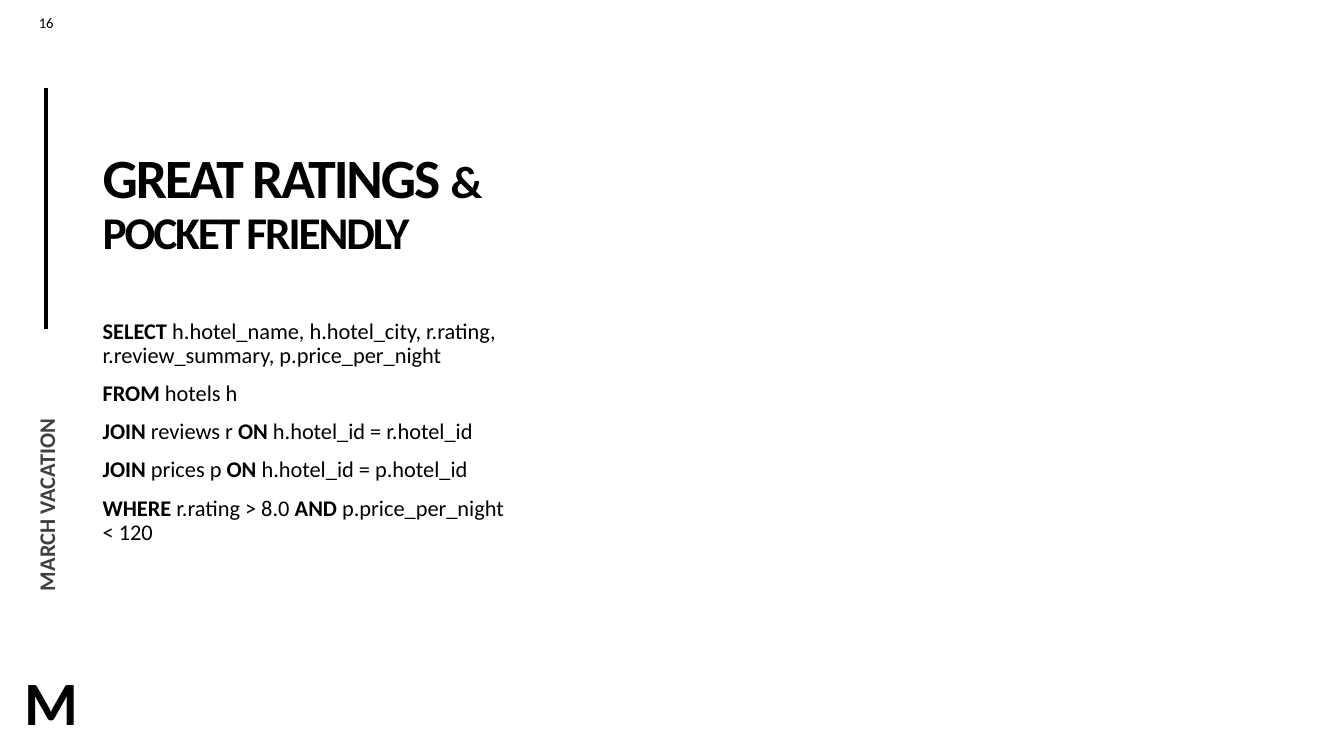
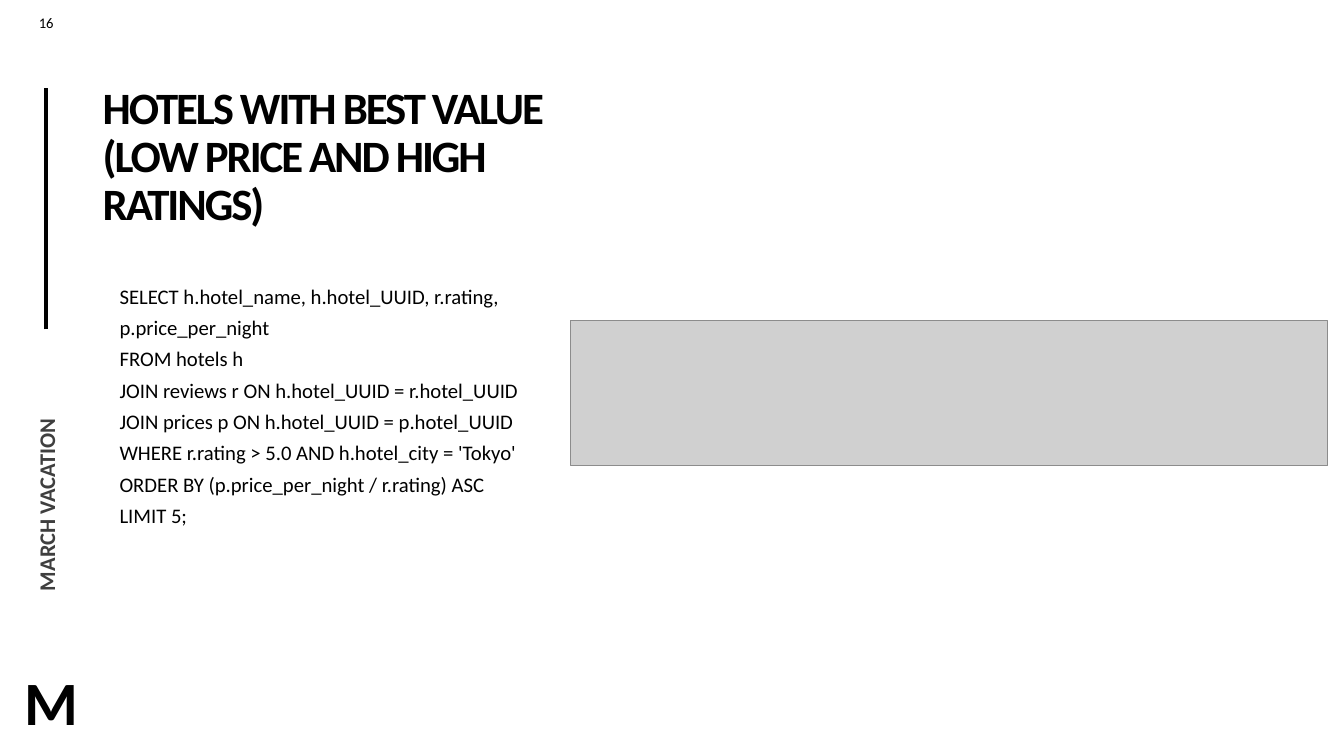
Before and after one commit to Poojashrees3/hadoop-clusters-travel, a slide deck: slide 16 of March vacation.pptx. Drawn at 1344x756 pixels with LibreOffice and Linux fonts; fonts in the diff are those of the drawing; grey boxes stand for pictures. Boxes give left, top, right and bottom in pixels: in the first picture for what was removed or moved away, otherwise in the second. Text is boxed around its words. In the diff, an @@ line names an element or a change of style, - is before the commit and + after.

```diff
--- a/March vacation.pptx
+++ b/March vacation.pptx
@@ title at [103,94,544,227]: text changed; size 32.4 to 32 pt @@
-GREAT RATINGS & POCKET FRIENDLY
+HOTELS WITH BEST VALUE (LOW PRICE AND HIGH RATINGS)
@@ text "SELECT h.hotel_name, h.hotel_UUID, r.rating,": place and size @@
-text "SELECT h.hotel_name, h.hotel_UUID, r.rating," at [103,323,504,540]
+text "SELECT h.hotel_name, h.hotel_UUID, r.rating," at [120,289,518,526]
@@ text at [120,289,498,339]: text changed; size 16 to 14.8 pt @@
-SELECT h.hotel_name, h.hotel_city, r.rating, r.review_summary, p.price_per_night
+SELECT h.hotel_name, h.hotel_UUID, r.rating,
+p.price_per_night
@@ picture added at [571,321,1328,466] @@
@@ text at [120,351,243,366]: size 16 to 14.8 pt in "FROM hotels h"; bold off in "FROM"; line spacing 0.9 to 0.7 @@
@@ text at [120,383,518,526]: text changed; size 16 to 14.8 pt @@
-JOIN reviews r ON h.hotel_id = r.hotel_id
-JOIN prices p ON h.hotel_id = p.hotel_id
-WHERE r.rating > 8.0 AND p.price_per_night < 120
+JOIN reviews r ON h.hotel_UUID = r.hotel_UUID
+JOIN prices p ON h.hotel_UUID = p.hotel_UUID
+WHERE r.rating > 5.0 AND h.hotel_city = 'Tokyo'
+ORDER BY (p.price_per_night / r.rating) ASC
+LIMIT 5;
```
Also in this commit, not shown: 13 other slides changed, 1 slide added, 1 slide removed, 5 other files.
